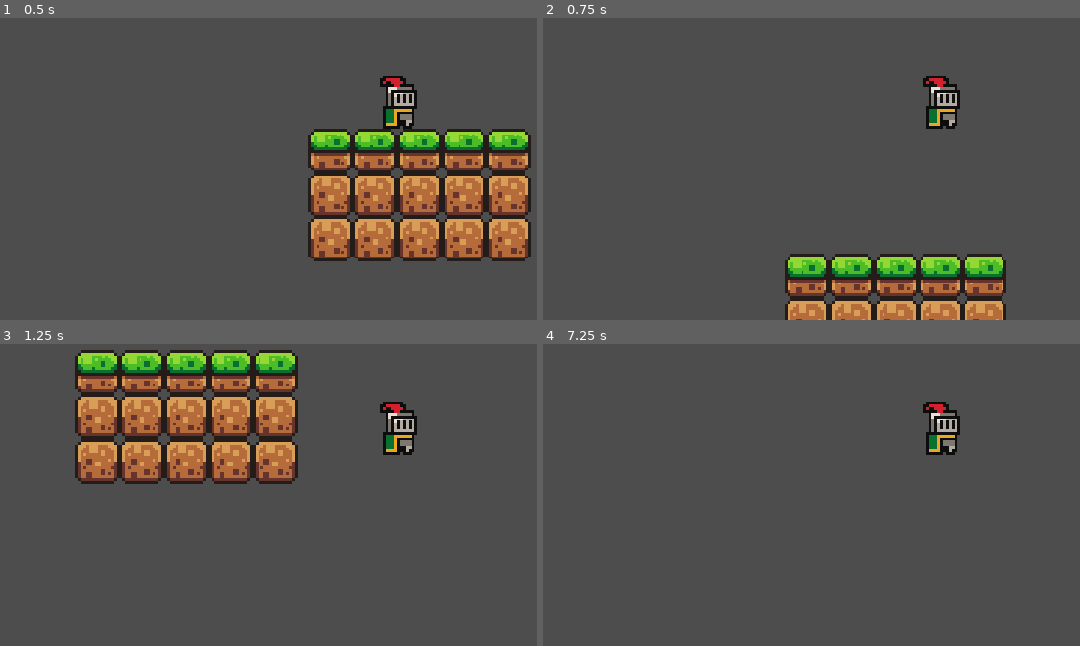
Above: before the commit, frames 1-4 (two rows, left to right).
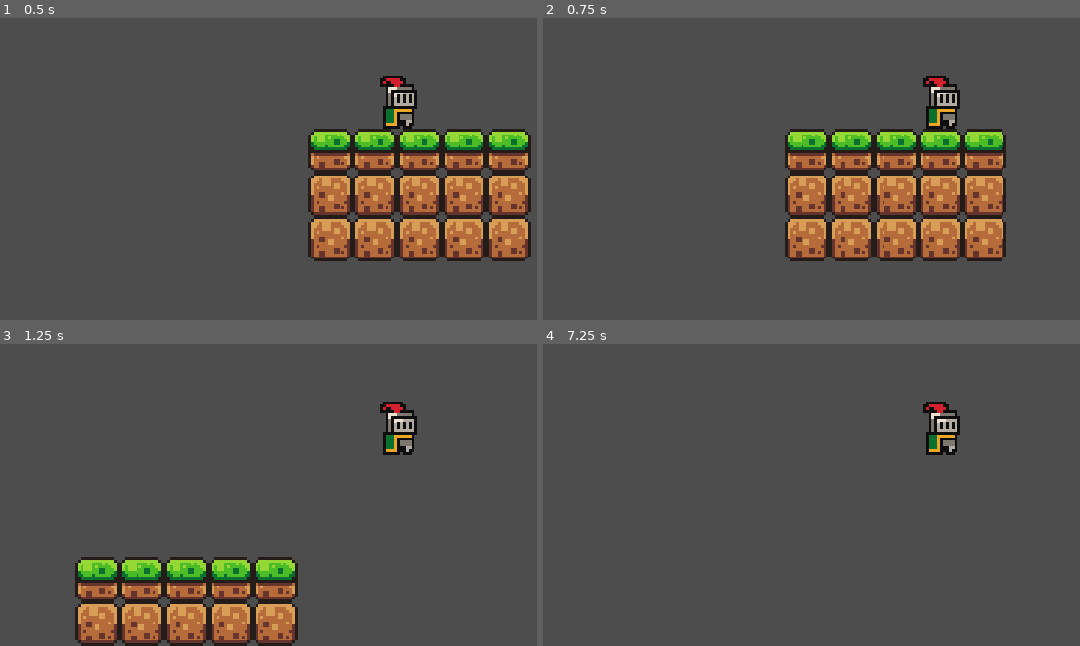
Above: after the commit, the same moments.

Repository: Devahedron/RADS
Game: Godot game, scene res://Scenes/game.tscn
Same seed, same stepped clock (60 frames per second), same inputs: the game is played once before the commit and once after it.
Inputs:
- Up to frame 1 (0.5 s): no input
- Up to frame 2 (0.75 s): tap Enter (ui_accept) at 0.5, 0.6 s; hold Right (ui_right) from 0.53 s (still down)
- Up to frame 3 (1.25 s): keep holding Right (ui_right); tap Space (Jump, bound only after the commit) at 0.77, 0.8, 1.07 s
- Up to frame 4 (7.25 s): tap Space (Jump, bound only after the commit) at 1.35, 1.52, 1.82, 2.3, 3.02, 3.32, 3.6, 3.77, 4.07, 4.52, 4.82, 5.3, 5.85, 6.02, 6.32, 6.77, 6.8, 7.07 s; tap Enter (ui_accept) at 1.55, 2, 2.1, 2.75, 2.85, 3.5, 4.25, 4.35, 5, 5.1, 6.05, 6.6 s; release Right (ui_right) at 2.03 s; hold Left (ui_left) 2.03-2.78 s; hold Right (ui_right) 2.78-4.28 s; hold Left (ui_left) 4.28-5.03 s; hold Right (ui_right) 5.03-5.78 s; hold Left (ui_left) from 5.78 s (still down)

Frame 1 is identical in both runs. In frame 2, 25% of the frame differs, in the area x 45-87%, y 36-100%; in frame 3, 29%, in the area x 13-77%, y 1-100%; in frame 4, less than 0.1%.

Commit message:
Add Full Keybinds for WASD

Diff:
--- a/Scripts/player.gd
+++ b/Scripts/player.gd
@@ -11,12 +11,12 @@
 		velocity += get_gravity() * delta
 
 	# Handle jump.
-	if Input.is_action_just_pressed("ui_accept") and is_on_floor():
+	if Input.is_action_just_pressed("Jump") and is_on_floor():
 		velocity.y = JUMP_VELOCITY
 
 	# Get the input direction and handle the movement/deceleration.
 	# As good practice, you should replace UI actions with custom gameplay actions.
-	var direction := Input.get_axis("ui_left", "ui_right")
+	var direction := Input.get_axis("Left", "Right")
 	if direction:
 		velocity.x = direction * SPEED
 	else:
--- a/project.godot
+++ b/project.godot
@@ -27,6 +27,33 @@
 "events": [Object(InputEventKey,"resource_local_to_scene":false,"resource_name":"","device":-1,"window_id":0,"alt_press …(191 unchanged characters)…
 ]
 }
+Left={
+"deadzone": 0.2,
+"events": [Object(InputEventKey,"resource_local_to_scene":false,"resource_name":"","device":-1,"window_id":0,"alt_pressed":false,"shift_pressed":false,"ctrl_pressed":false,"meta_pressed":false,"pressed":false,"keycode":0,"physical_keycode":4194319,"key_label":0,"unicode":0,"location":0,"echo":false,"script":null)
+, Object(InputEventKey,"resource_local_to_scene":false,"resource_name":"","device":-1,"window_id":0,"alt_pressed":false,"shift_pressed":false,"ctrl_pressed":false,"meta_pressed":false,"pressed":false,"keycode":0,"physical_keycode":65,"key_label":0,"unicode":97,"location":0,"echo":false,"script":null)
+]
+}
+Right={
+"deadzone": 0.2,
+"events": [Object(InputEventKey,"resource_local_to_scene":false,"resource_name":"","device":-1,"window_id":0,"alt_pressed":false,"shift_pressed":false,"ctrl_pressed":false,"meta_pressed":false,"pressed":false,"keycode":0,"physical_keycode":4194321,"key_label":0,"unicode":0,"location":0,"echo":false,"script":null)
+, Object(InputEventKey,"resource_local_to_scene":false,"resource_name":"","device":-1,"window_id":0,"alt_pressed":false,"shift_pressed":false,"ctrl_pressed":false,"meta_pressed":false,"pressed":false,"keycode":0,"physical_keycode":68,"key_label":0,"unicode":100,"location":0,"echo":false,"script":null)
+]
+}
+Jump={
+"deadzone": 0.2,
+"events": [Object(InputEventKey,"resource_local_to_scene":false,"resource_name":"","device":-1,"window_id":0,"alt_pressed":false,"shift_pressed":false,"ctrl_pressed":false,"meta_pressed":false,"pressed":false,"keycode":0,"physical_keycode":32,"key_label":0,"unicode":32,"location":0,"echo":false,"script":null)
+, Object(InputEventKey,"resource_local_to_scene":false,"resource_name":"","device":-1,"window_id":0,"alt_pressed":false,"shift_pressed":false,"ctrl_pressed":false,"meta_pressed":false,"pressed":false,"keycode":0,"physical_keycode":87,"key_label":0,"unicode":119,"location":0,"echo":false,"script":null)
+, Object(InputEventKey,"resource_local_to_scene":false,"resource_name":"","device":-1,"window_id":0,"alt_pressed":false,"shift_pressed":false,"ctrl_pressed":false,"meta_pressed":false,"pressed":false,"keycode":0,"physical_keycode":4194320,"key_label":0,"unicode":0,"location":0,"echo":false,"script":null)
+]
+}
+Crouch={
+"deadzone": 0.2,
+"events": [Object(InputEventKey,"resource_local_to_scene":false,"resource_name":"","device":-1,"window_id":0,"alt_pressed":false,"shift_pressed":false,"ctrl_pressed":false,"meta_pressed":false,"pressed":false,"keycode":0,"physical_keycode":83,"key_label":0,"unicode":115,"location":0,"echo":false,"script":null)
+, Object(InputEventKey,"resource_local_to_scene":false,"resource_name":"","device":-1,"window_id":0,"alt_pressed":false,"shift_pressed":false,"ctrl_pressed":false,"meta_pressed":false,"pressed":false,"keycode":0,"physical_keycode":4194322,"key_label":0,"unicode":0,"location":0,"echo":false,"script":null)
+, Object(InputEventKey,"resource_local_to_scene":false,"resource_name":"","device":-1,"window_id":0,"alt_pressed":false,"shift_pressed":false,"ctrl_pressed":false,"meta_pressed":false,"pressed":false,"keycode":0,"physical_keycode":4194325,"key_label":0,"unicode":0,"location":0,"echo":false,"script":null)
+, Object(InputEventKey,"resource_local_to_scene":false,"resource_name":"","device":-1,"window_id":0,"alt_pressed":false,"shift_pressed":false,"ctrl_pressed":false,"meta_pressed":false,"pressed":false,"keycode":0,"physical_keycode":4194326,"key_label":0,"unicode":0,"location":0,"echo":false,"script":null)
+]
+}
 
 [physics]
 
